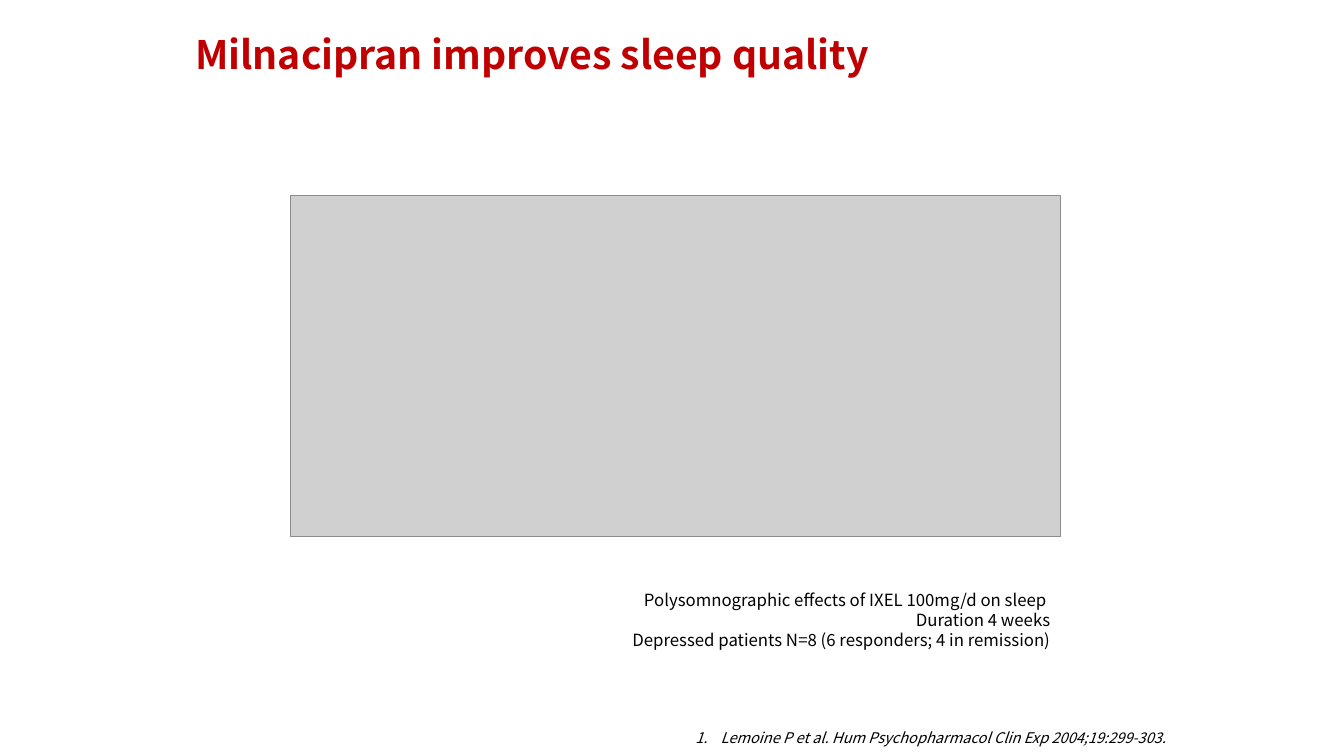
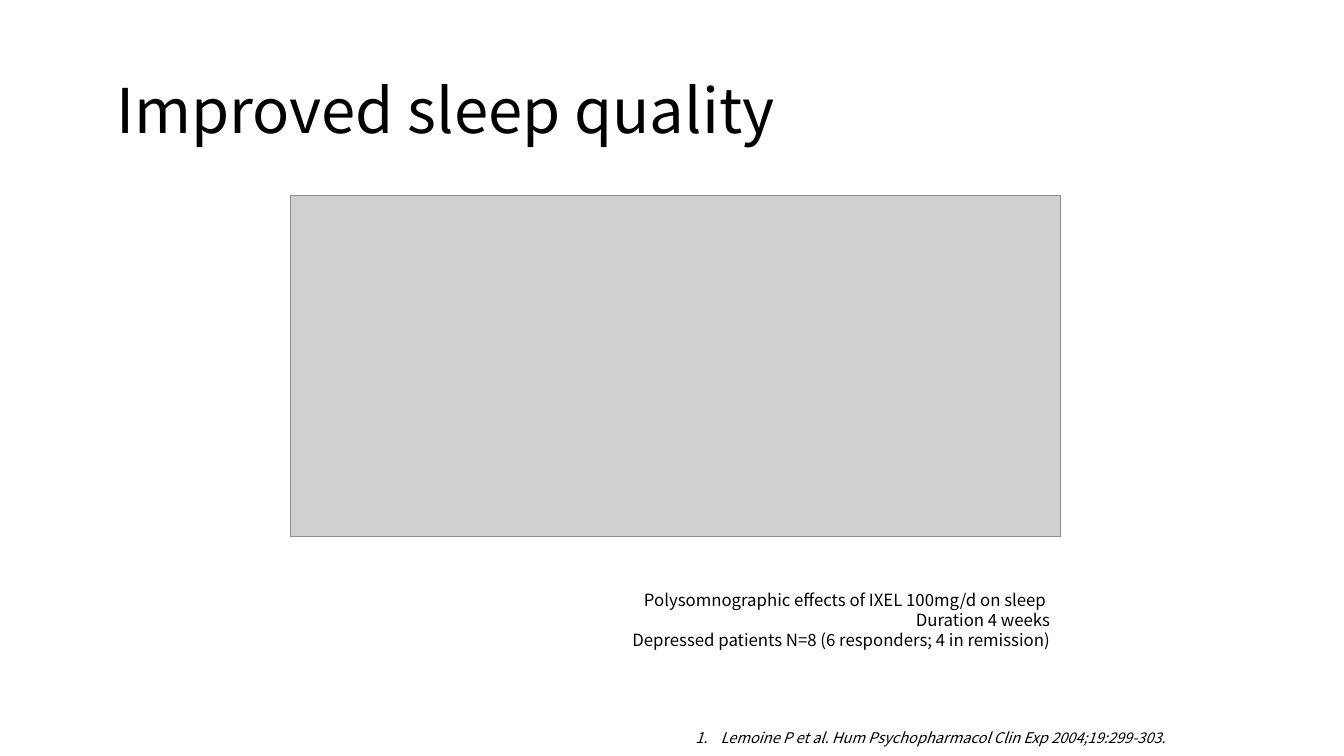
Before and after one commit to sbaram1/Presentation, a slide deck: slide 17 of 20190602_Ixel.pptx. Drawn at 1344x756 pixels with LibreOffice and Linux fonts; fonts in the diff are those of the drawing; grey boxes stand for pictures. Boxes give left, top, right and bottom in pixels: in the first picture for what was removed or moved away, otherwise in the second. Text is boxed around its words. In the diff, an @@ line names an element or a change of style, - is before the commit and + after.

```diff
--- a/20190602_Ixel.pptx
+++ b/20190602_Ixel.pptx
@@ text removed at <box>195,37,869,78</box> @@
-Milnacipran improves sleep quality
@@ title added at <box>116,84,774,148</box>, 44 pt, text #000000 @@
+Improved sleep quality
```
Also in this commit, not shown: 17 other slides changed.
